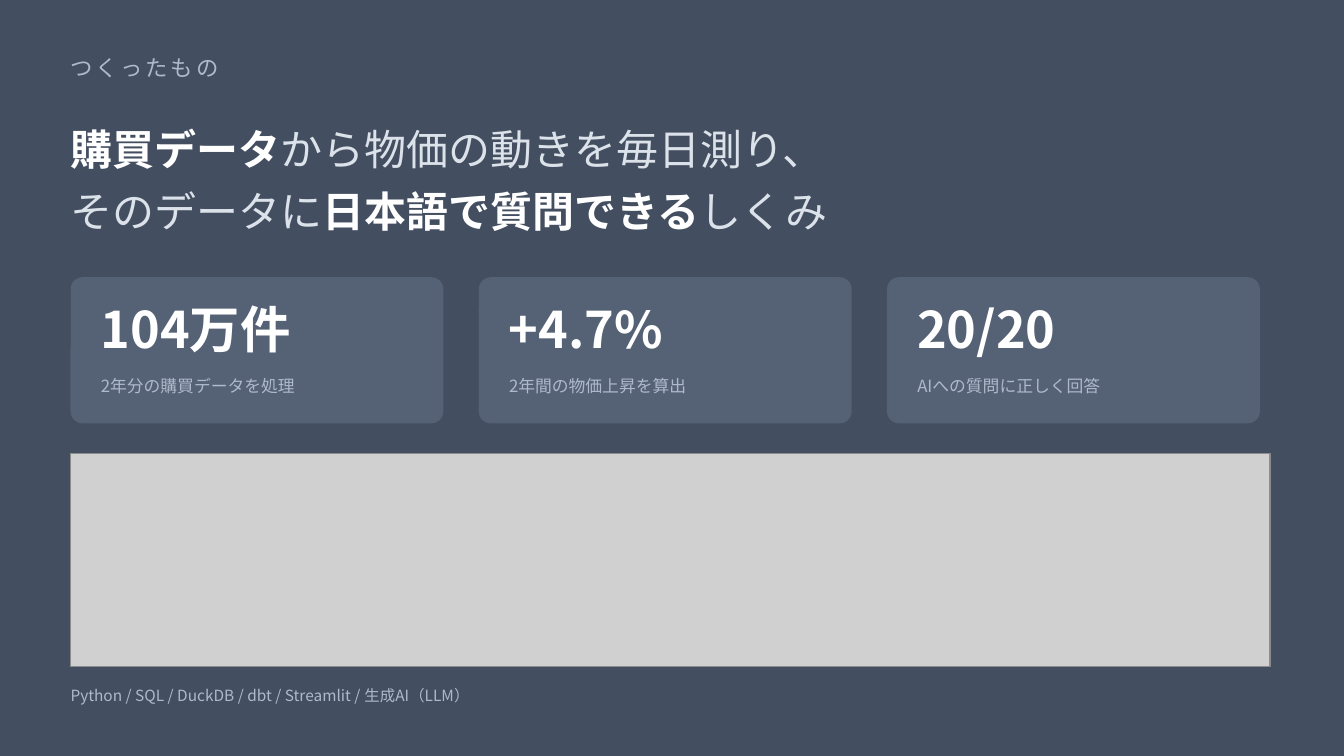
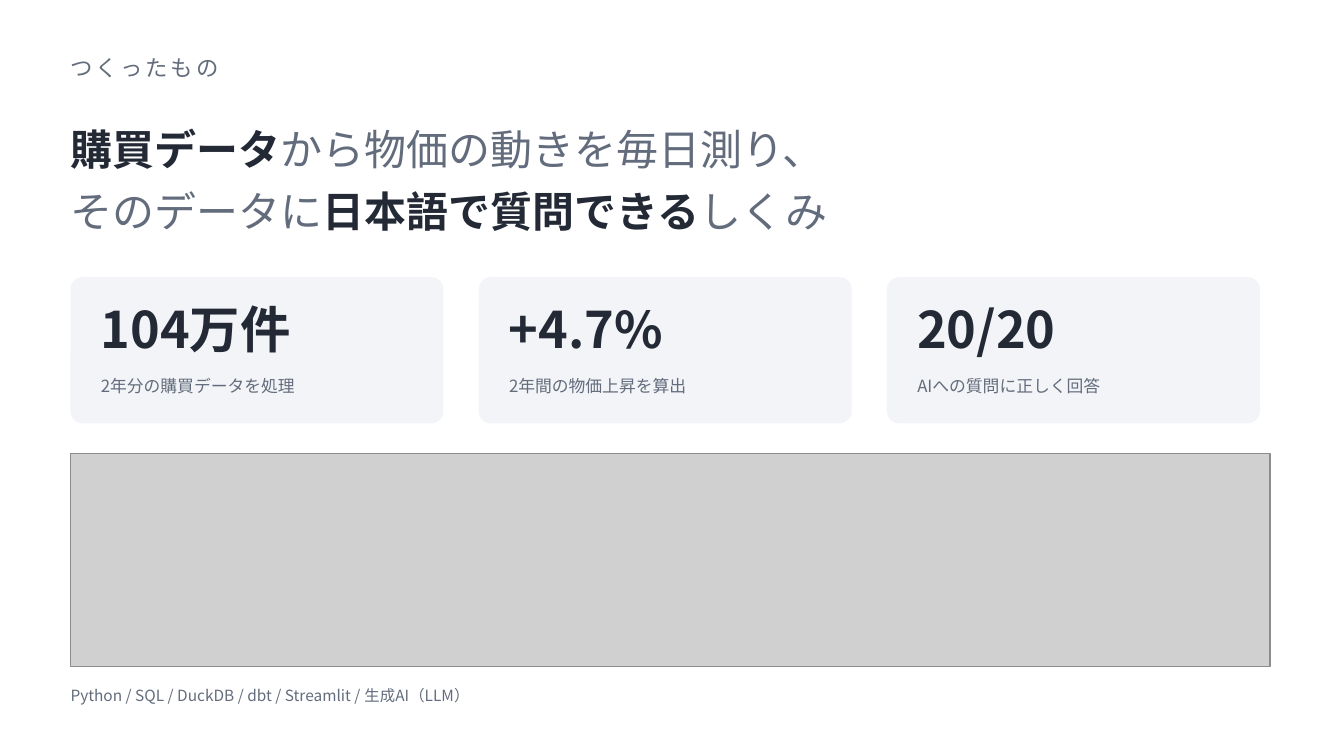
Before and after one commit to Calista0429/mini-nowcast, a slide deck: slide 1 of docs/mini-nowcast-intro.pptx. Drawn at 1344x756 pixels with LibreOffice and Linux fonts; fonts in the diff are those of the drawing; grey boxes stand for pictures. Boxes give left, top, right and bottom in pixels: in the first picture for what was removed or moved away, otherwise in the second. Text is boxed around its words. In the diff, an @@ line names an element or a change of style, - is before the commit and + after.

```diff
--- a/docs/mini-nowcast-intro.pptx
+++ b/docs/mini-nowcast-intro.pptx
@@ background #434E60 to #FFFFFF @@
@@ text "購買データから物価の動きを毎日測り、" at [71,128,828,231]: text colour #FFFFFF to #232A36, text colour #DCE2EA to #636C7C in "購買データから物価の動きを毎日測り、", "そのデータに日本語で質問できるしくみ" @@
@@ fill #556175 to #F2F4F7 in 3 elements at [71,277,444,423], [479,277,852,423], [887,277,1260,423] @@
@@ text colour #FFFFFF to #232A36 in 3 elements at [101,305,291,353], [509,310,663,349], [917,307,1055,357] @@
@@ text colour #AEBACB to #636C7C in 5 elements at [71,58,219,77], [101,378,295,394], [509,378,686,394], [917,378,1100,394], [71,688,469,705] @@
```
Also in this commit, not shown: 2 other slides changed, 3 other files.
